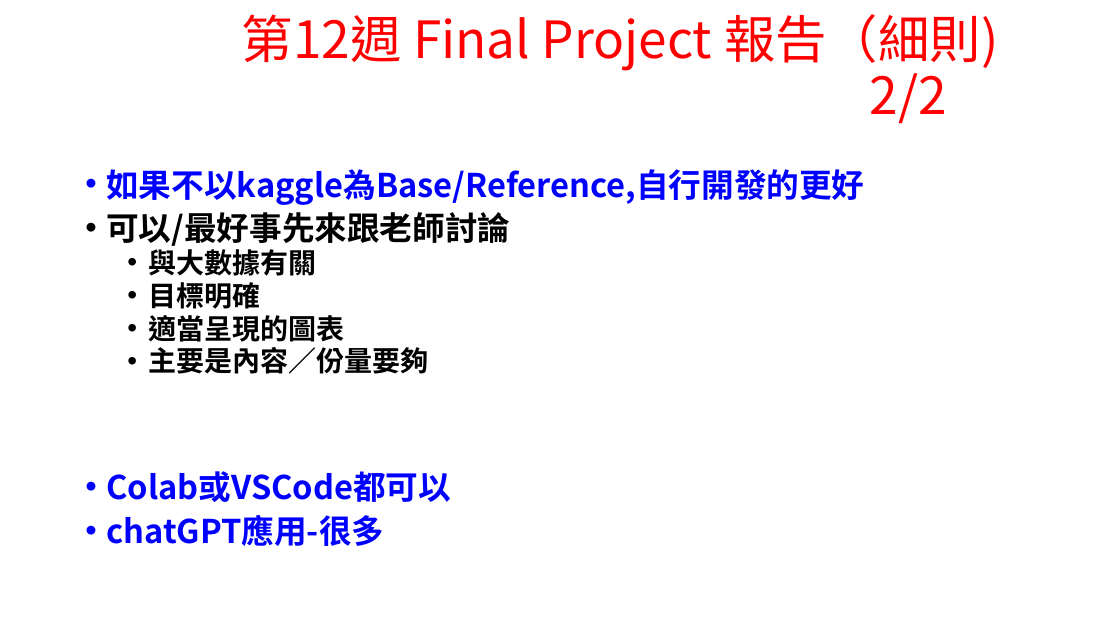
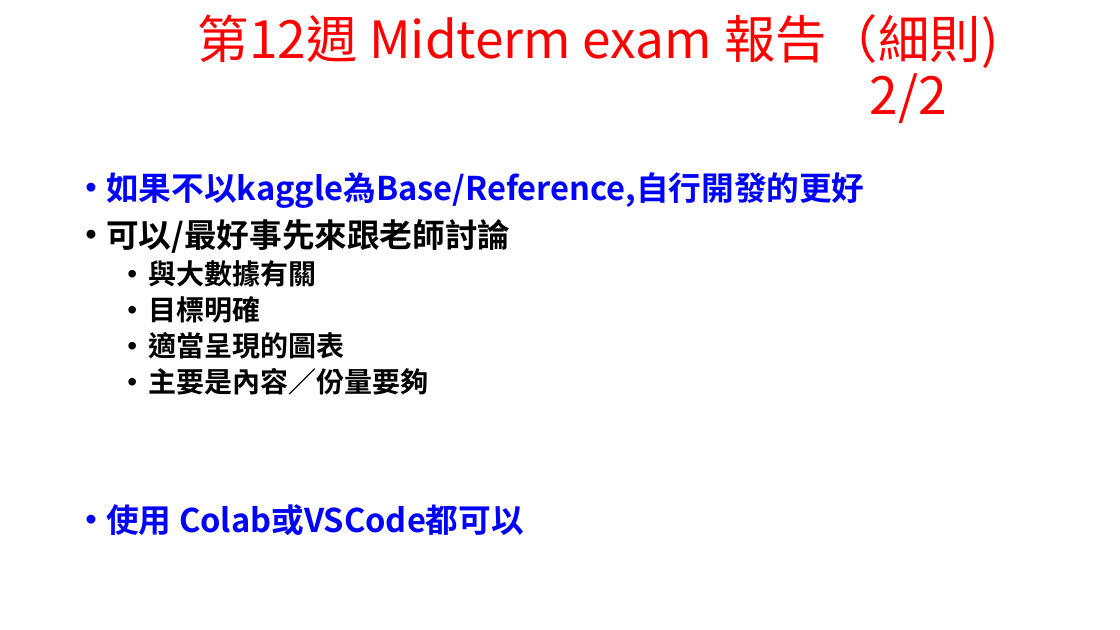
Before and after one commit to chih-chengwu/Chinese_Big_Data_Analysis_for_intelligence_medical_MD, a slide deck: slide 7 of 0.課堂規定及評量標準.pptx (slide 9 before the commit). Drawn at 1120x630 pixels with LibreOffice and Linux fonts; fonts in the diff are those of the drawing. Boxes give left, top, right and bottom in pixels: in the first picture for what was removed or moved away, otherwise in the second. Text is boxed around its words. In the diff, an @@ line names an element or a change of style, - is before the commit and + after.

```diff
--- a/0.課堂規定及評量標準.pptx
+++ b/0.課堂規定及評量標準.pptx
@@ title at (198, 14, 998, 124): text changed @@
-第12週 Final Project 報告（細則) 2/2
+第12週 Midterm exam 報告（細則) 2/2
@@ text at (106, 172, 864, 395): line spacing 0.8 to 0.9 @@
@@ text at (106, 504, 524, 535): text changed @@
-• Colab或VSCode都可以
-• chatGPT應用-很多
+• 使用 Colab或VSCode都可以
```
Also in this commit, not shown: 4 other slides changed, 2 other files.
